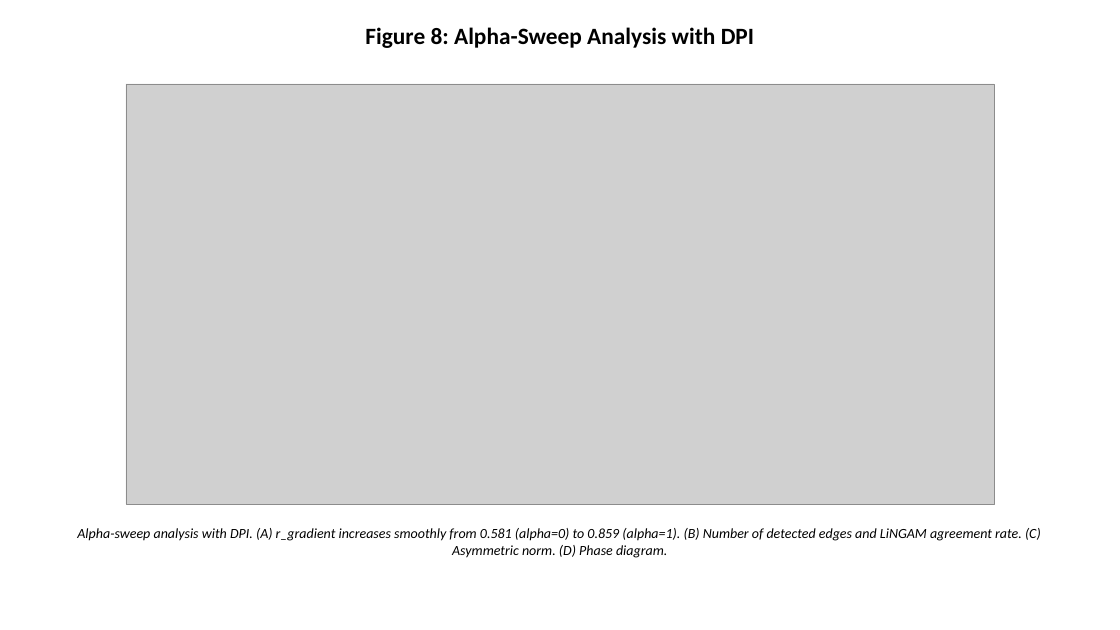
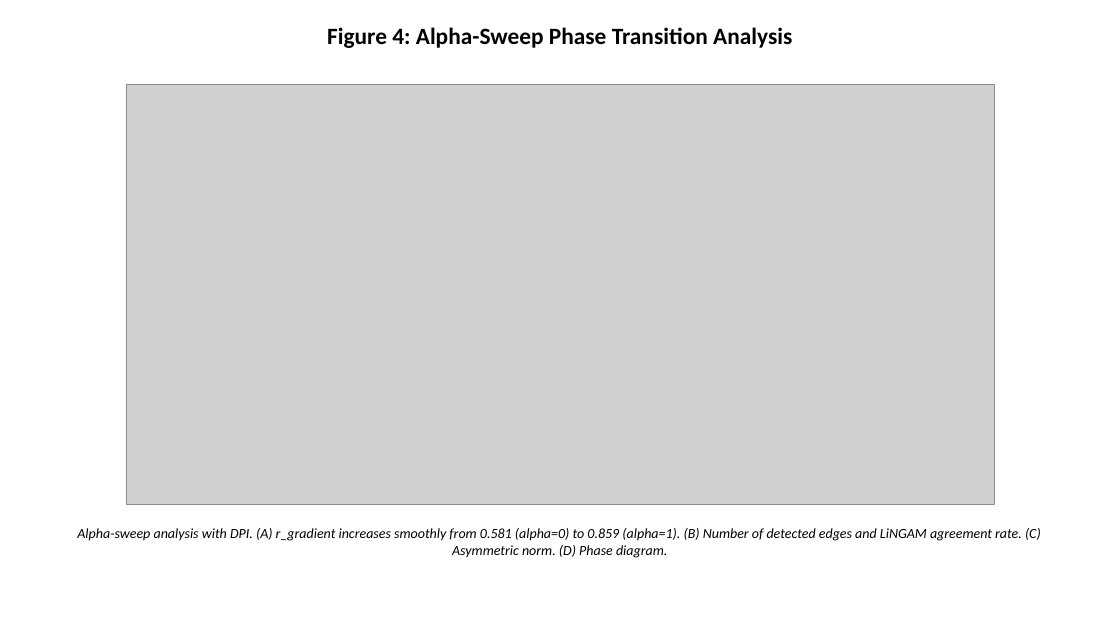
Before and after one commit to bougtoir/kotha-rct-decomposition, a slide deck: slide 4 of spectral-causality-jmlr/spectral_causality_figures.pptx (slide 8 before the commit). Drawn at 1120x630 pixels with LibreOffice and Linux fonts; fonts in the diff are those of the drawing; grey boxes stand for pictures. Boxes give left, top, right and bottom in pixels: in the first picture for what was removed or moved away, otherwise in the second. Text is boxed around its words. In the diff, an @@ line names an element or a change of style, - is before the commit and + after.

```diff
--- a/spectral-causality-jmlr/spectral_causality_figures.pptx
+++ b/spectral-causality-jmlr/spectral_causality_figures.pptx
@@ text at box(327, 27, 792, 48): text changed @@
-Figure 8: Alpha-Sweep Analysis with DPI
+Figure 4: Alpha-Sweep Phase Transition Analysis
```
Also in this commit, not shown: 1 other slide changed, 5 slides removed, 9 other files.
